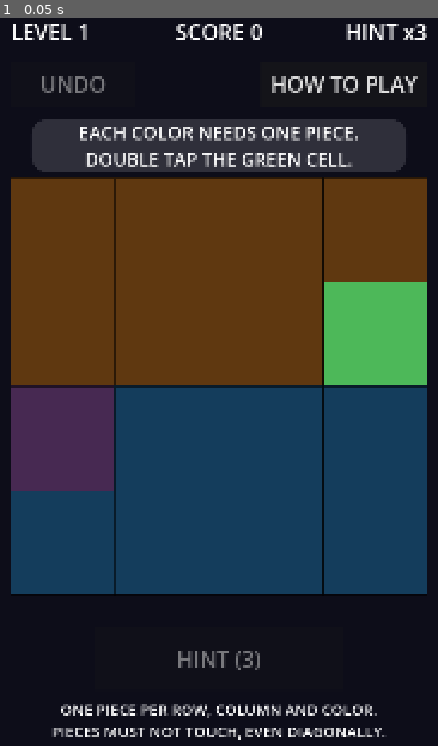
Above: before the commit, frame 1.
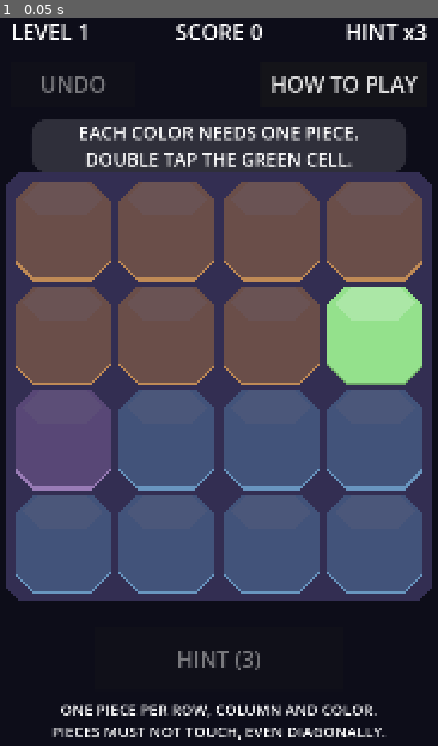
Above: after the commit, the same moment.

Repository: hidekig1001-cell/invader-radar
Game: Godot game, scene res://scenes/app.tscn
Same seed, same stepped clock (60 frames per second), same inputs: the game is played once before the commit and once after it.
Inputs:
- Up to frame 1 (0.05 s): no input

The runs differ from the first frame. In frame 1, 57% of the frame differs, in the area x 1-99%, y 21-81%.

Commit message:
CR-1022: 盤の見た目をパステル調で可愛らしく
improve runner が生成（実装: qwen3.8-flashnext-strata-pc2、テスト: qwen3.8-flashnext-strata-pc2）。run: 20261011-1803-CR-1022

Diff:
--- a/scenes/board_view.gd
+++ b/scenes/board_view.gd
@@ -6,18 +6,18 @@
 
 # 1080 x 1920 の画面での盤の置き場所（正方形）
 const AREA := Rect2(40, 480, 1000, 1000)
-# 区域の色（先頭の 4 色は見分けやすい色。大きな盤のための 4 色は後ろに）
+# 区域の色（パステル調）
 const REGION_COLORS := [
-	Color(0.93, 0.55, 0.16),  # 橙
-	Color(0.20, 0.60, 0.90),  # 青
-	Color(0.30, 0.72, 0.35),  # 緑
-	Color(0.70, 0.40, 0.80),  # 紫
-	Color(0.90, 0.30, 0.35),
-	Color(0.95, 0.85, 0.30),
-	Color(0.35, 0.80, 0.80),
-	Color(0.60, 0.60, 0.60),
+	Color(1.0, 0.72, 0.45),   # 橙
+	Color(0.55, 0.78, 1.0),   # 青
+	Color(0.58, 0.88, 0.55),  # 緑
+	Color(0.80, 0.65, 0.95),  # 紫
+	Color(1.0, 0.62, 0.66),   # 赤
+	Color(1.0, 0.90, 0.50),   # 黄
+	Color(0.55, 0.90, 0.88),  # 水色
+	Color(0.80, 0.80, 0.82),  # 灰
 ]
-const MARK_COLOR := Color(1, 1, 1)
+const MARK_COLOR := Color(0.25, 0.22, 0.40)
 const PIECE_FILL := Color(0.08, 0.08, 0.12)
 const CONFLICT_FILL := Color(0.90, 0.15, 0.15)
 const GRID_LINE := Color(0, 0, 0, 0.55)
@@ -136,19 +136,110 @@
 		Vector2(w, h)
 	)
 
+# --- CR-1022 New Functions ---
+
+func tile_rect(x: int, y: int) -> Rect2:
+	var r := cell_rect(x, y)
+	var inset := r.size.x * 0.04
+	return r.grow(-inset)
+
+func corner_radius() -> float:
+	var g := geometry()
+	var cs: float = g["cell"]
+	if cs <= 0.0:
+		return 0.0
+	return cs * 0.18
+
+func board_bg_rect() -> Rect2:
+	return board_rect().grow(14.0)
+
+func mark_color() -> Color:
+	return MARK_COLOR
+
+func mark_thickness() -> float:
+	return 12.0
+
+# -----------------------------
+
+func _draw_round_rect(rect: Rect2, radius: float, color: Color, filled: bool = true, width: float = 1.0) -> void:
+	if rect.size.x <= 0 or rect.size.y <= 0:
+		return
+
+	var r := minf(radius, minf(rect.size.x, rect.size.y) * 0.5)
+	if r <= 0.0:
+		if filled:
+			draw_rect(rect, color, true)
+		else:
+			draw_rect(rect, color, false, width)
+		return
+
+	var points := PackedVector2Array()
+	var pos := rect.position
+	var size := rect.size
+
+	# Top Left Corner
+	points.append(Vector2(pos.x + r, pos.y))
+	points.append(Vector2(pos.x + size.x - r, pos.y))
+	# Top Right Corner
+	points.append(Vector2(pos.x + size.x, pos.y + r))
+	points.append(Vector2(pos.x + size.x, pos.y + size.y - r))
+	# Bottom Right Corner
+	points.append(Vector2(pos.x + size.x - r, pos.y + size.y))
+	points.append(Vector2(pos.x + r, pos.y + size.y))
+	# Bottom Left Corner
+	points.append(Vector2(pos.x, pos.y + size.y - r))
+	points.append(Vector2(pos.x, pos.y + r))
+
+	if filled:
+		draw_polygon(points, PackedColorArray([color]))
+	else:
+		# Draw outline by drawing lines between points and closing the loop
+		for i in range(points.size()):
+			var p1 := points[i]
+			var p2 := points[(i + 1) % points.size()]
+			draw_line(p1, p2, color, width)
+
 
 func _draw() -> void:
 	var gs := grid_size()
 	if gs == Vector2i.ZERO:
 		return
+
+	# 1. Draw Board Background (CR-1022)
+	var bg_rect := board_bg_rect()
+	_draw_round_rect(bg_rect, 36.0, Color(0.20, 0.18, 0.32), true)
+
 	var snap: Dictionary = session.board.snapshot()
+	var radius := corner_radius()
+
 	for y in range(gs.y):
 		var row: String = snap["rows"][y]
 		for x in range(gs.x):
 			var r := cell_rect(x, y)
-			draw_rect(r, region_color(session.level.region_at(x, y)), true)
-			draw_rect(r, GRID_LINE, false, 4.0)
-
+			var t_r := tile_rect(x, y)
+			var region_col := region_color(session.level.region_at(x, y))
+
+			# 2. Draw Tile Shadow (CR-1022)
+			var shadow_offset := r.size.x * 0.03
+			var shadow_rect := t_r
+			shadow_rect.position.y += shadow_offset
+			# "0.75 times darker" interpreted as multiplying brightness by 0.75
+			var shadow_col := region_col * Color(0.75, 0.75, 0.75)
+			_draw_round_rect(shadow_rect, radius, shadow_col, true)
+
+			# 3. Draw Tile Base (CR-1022)
+			_draw_round_rect(t_r, radius, region_col, true)
+
+			# 4. Draw Tile Highlight (CR-1022)
+			var highlight_height := t_r.size.y * 0.35
+			var highlight_width_inset := t_r.size.x * 0.08
+			var highlight_rect := Rect2(
+				t_r.position + Vector2(highlight_width_inset, 0),
+				Vector2(t_r.size.x - 2 * highlight_width_inset, highlight_height)
+			)
+			_draw_round_rect(highlight_rect, radius, Color(1, 1, 1, 0.22), true)
+
+			# Draw Content (Rock or Piece/Mark)
 			if is_rock(x, y):
 				_draw_rock(r)
 			else:
@@ -158,31 +249,42 @@
 					"P":
 						_draw_piece(r, piece_fill(x, y))
 
+	# 5. Draw Highlight/Darkening (CR-1022)
 	if highlight_cells.size() > 0:
 		for y in range(gs.y):
 			for x in range(gs.x):
 				var cell := Vector2i(x, y)
 				if not (cell in highlight_cells):
-					var r := cell_rect(x, y)
-					draw_rect(r, Color(0, 0, 0, 0.6), true)
-
+					var t_r := tile_rect(x, y)
+					_draw_round_rect(t_r, radius, Color(0.10, 0.08, 0.20, 0.65), true)
+
+	# 6. Draw Hint (CR-1022)
 	if hint_cell.x >= 0 and hint_cell.y >= 0:
-		var r := cell_rect(hint_cell.x, hint_cell.y)
-		draw_rect(r, Color(1.0, 0.9, 0.2), false, 14.0)
+		var t_r := tile_rect(hint_cell.x, hint_cell.y)
+		_draw_round_rect(t_r, radius, Color(1.0, 0.9, 0.2), false, 12.0)
 
 
 func _draw_mark(r: Rect2) -> void:
 	var m := r.size.x * 0.28
 	var a := r.position + Vector2(m, m)
 	var b := r.end - Vector2(m, m)
-	draw_line(a, b, MARK_COLOR, 10.0)
-	draw_line(Vector2(a.x, b.y), Vector2(b.x, a.y), MARK_COLOR, 10.0)
+	var thickness := mark_thickness()
+	var color := mark_color()
+
+	# Draw lines
+	draw_line(a, b, color, thickness)
+	draw_line(Vector2(a.x, b.y), Vector2(b.x, a.y), color, thickness)
+
+	# Draw rounded caps (circles at ends)
+	var cap_radius := thickness * 0.5
+	draw_circle(a, cap_radius, color)
+	draw_circle(b, cap_radius, color)
+	draw_circle(Vector2(a.x, b.y), cap_radius, color)
+	draw_circle(Vector2(b.x, a.y), cap_radius, color)
 
 
 func _draw_piece(r: Rect2, fill: Color) -> void:
-	var inner := r.grow(-r.size.x * 0.22)
-	# 背景の半透明四角（暗い区域でも見えるように）
-	draw_rect(inner.grow(4.0), Color(1, 1, 1, 0.25), true)
+	# CR-1022: Removed white background rect behind piece
 
 	var rows := alien_rows()
 	for row_idx in range(rows.size()):
--- /dev/null
+++ b/test/cr/test_cr_1022.gd
@@ -0,0 +1,72 @@
+extends GutTest
+
+const BoardView = preload("res://scenes/board_view.gd")
+const Session = preload("res://game/session.gd")
+
+
+func _make_board_view() -> BoardView:
+	var v = BoardView.new()
+	autofree(v)
+	v.session = Session.new()
+	return v
+
+
+## CHECK: 1
+func test_tile_rect_values() -> void:
+	var v = _make_board_view()
+	assert_true(v.tile_rect(0, 0).is_equal_approx(Rect2(50, 490, 230, 230)))
+	assert_true(v.tile_rect(3, 3).is_equal_approx(Rect2(800, 1240, 230, 230)))
+
+
+## CHECK: 2
+func test_corner_radius_value() -> void:
+	var v = _make_board_view()
+	assert_almost_eq(v.corner_radius(), 45.0, 0.0001)
+
+
+## CHECK: 3
+func test_board_bg_rect_value() -> void:
+	var v = _make_board_view()
+	assert_true(v.board_bg_rect().is_equal_approx(Rect2(26, 466, 1028, 1028)))
+
+
+## CHECK: 4
+func test_mark_color_value() -> void:
+	var v = _make_board_view()
+	assert_true(v.mark_color().is_equal_approx(Color(0.25, 0.22, 0.40)))
+
+
+## CHECK: 5
+func test_mark_thickness_value() -> void:
+	var v = _make_board_view()
+	assert_almost_eq(v.mark_thickness(), 12.0, 0.0001)
+
+
+## CHECK: 6
+func test_region_color_0_value() -> void:
+	var v = _make_board_view()
+	assert_true(v.region_color(0).is_equal_approx(Color(1.0, 0.72, 0.45)))
+
+
+## CHECK: 7
+func test_region_color_1_value() -> void:
+	var v = _make_board_view()
+	assert_true(v.region_color(1).is_equal_approx(Color(0.55, 0.78, 1.0)))
+
+
+## CHECK: 8
+func test_region_color_2_value() -> void:
+	var v = _make_board_view()
+	assert_true(v.region_color(2).is_equal_approx(Color(0.58, 0.88, 0.55)))
+
+
+## CHECK: 9
+func test_region_color_3_value() -> void:
+	var v = _make_board_view()
+	assert_true(v.region_color(3).is_equal_approx(Color(0.80, 0.65, 0.95)))
+
+
+## CHECK: 10
+func test_region_color_4_value() -> void:
+	var v = _make_board_view()
+	assert_true(v.region_color(4).is_equal_approx(Color(1.0, 0.62, 0.66)))
